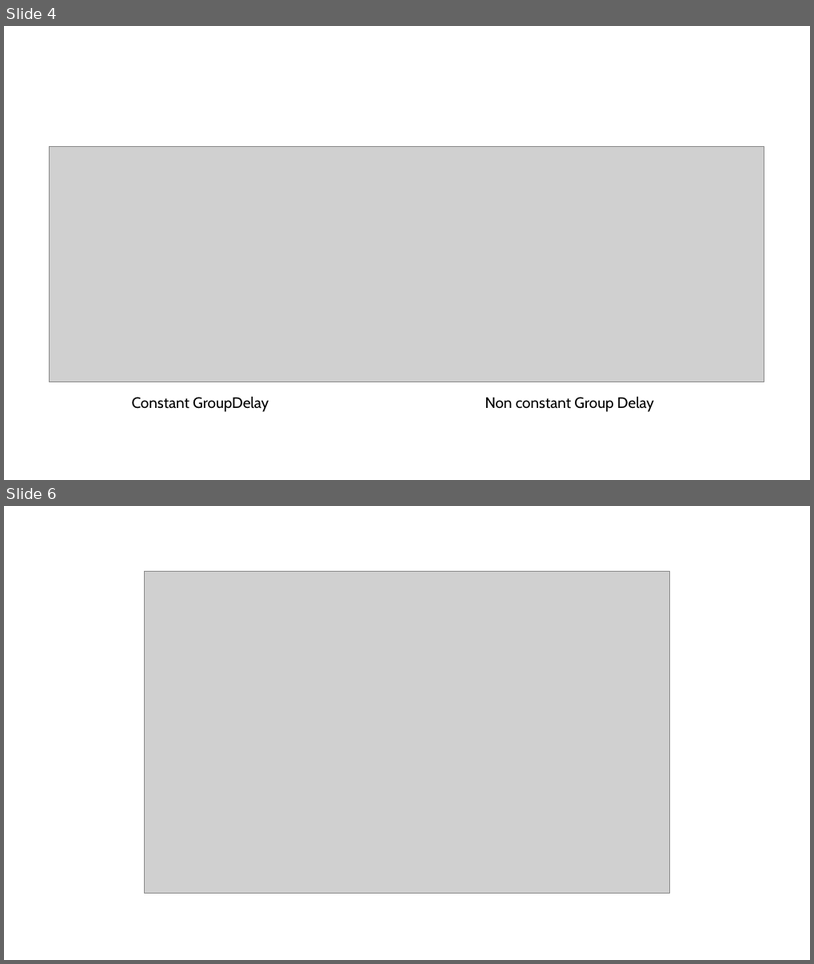
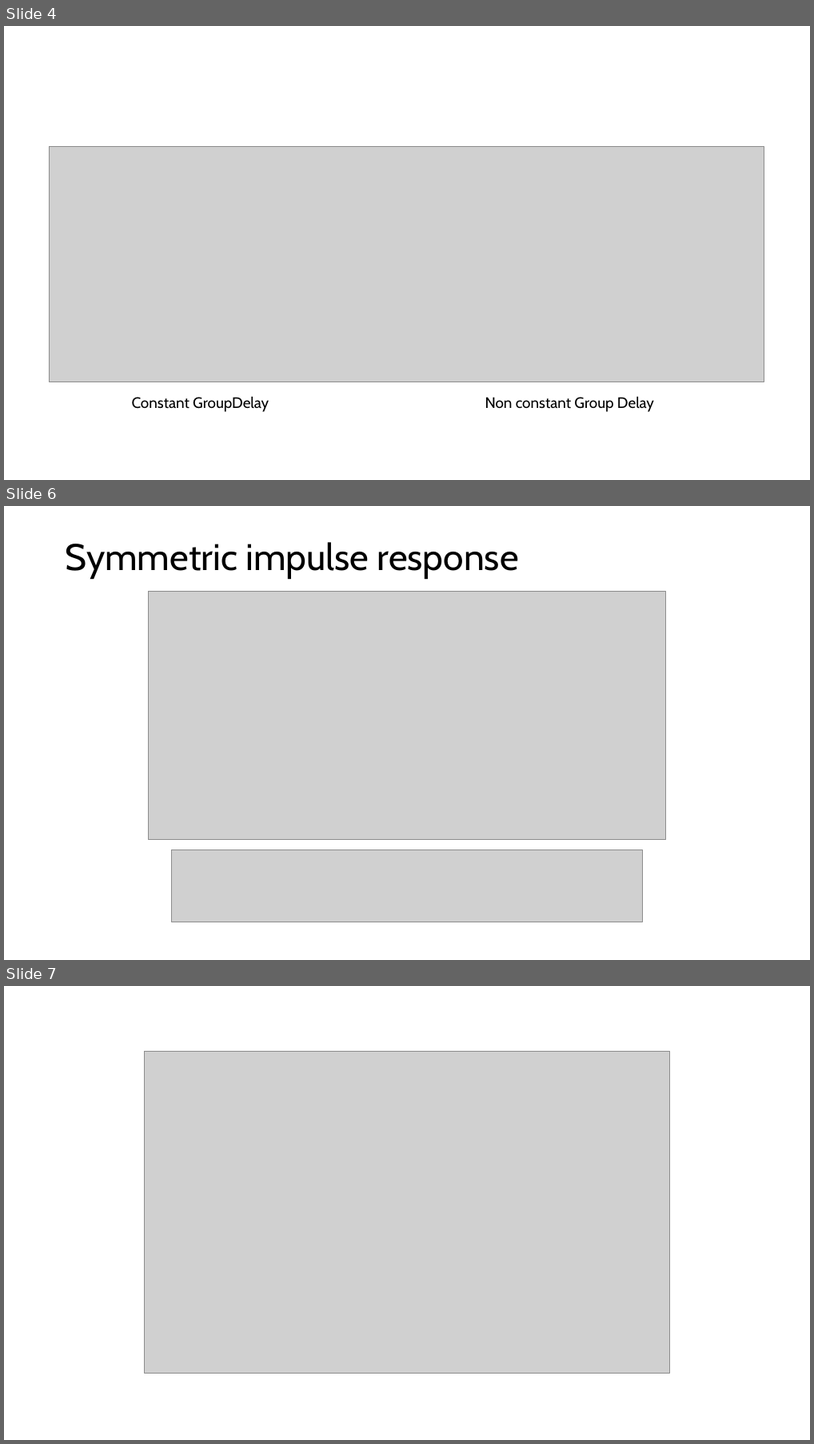
Before and after one commit to Mikkelnn/ESD5-Courses, a slide deck: DSP/MIkkel-PowerPoints/DSP-05_FIR-linearphase-and-group-delay.pptx. Shown one above the other, each under a label of ours: slides 4 and 6 before the commit, slides 4, 6 and 7 after it; the slides between them are not shown. The pictures are 814x964 and 814x1444 pixels, drawn with LibreOffice and Linux fonts; fonts in the diff are those of the drawing; grey boxes stand for pictures. Boxes give left, top, right and bottom in pixels: in the first picture for what was removed or moved away, otherwise in the second. Text is boxed around its words. In the diff, an @@ line names an element or a change of style, - is before the commit and + after.

```diff
--- a/DSP/MIkkel-PowerPoints/DSP-05_FIR-linearphase-and-group-delay.pptx
+++ b/DSP/MIkkel-PowerPoints/DSP-05_FIR-linearphase-and-group-delay.pptx
@@ slide 6 added at (x1=4, y1=506, x2=810, y2=960), background #FFFFFF @@
@@ title added at (x1=66, y1=542, x2=519, y2=579), 44 pt, text #000000 @@
+Symmetric impulse response
@@ picture added at (x1=149, y1=591, x2=666, y2=840) @@
@@ picture added at (x1=171, y1=850, x2=643, y2=922) @@
@@ what was slide 6 is now slide 7 @@
```
Also in this commit, not shown: 2 slides changed, 2 other slides added, 1 slide removed, 6 other files.
